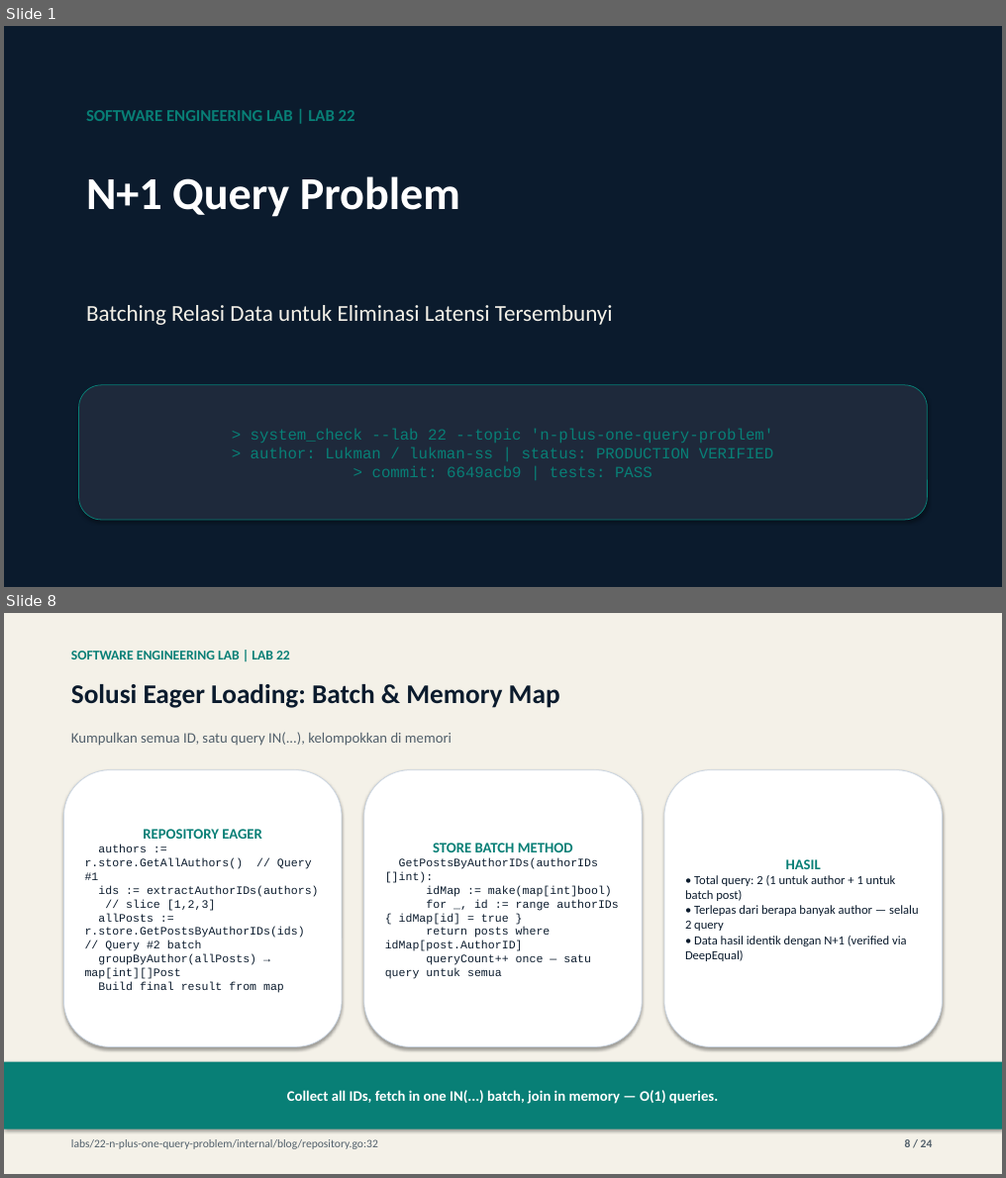
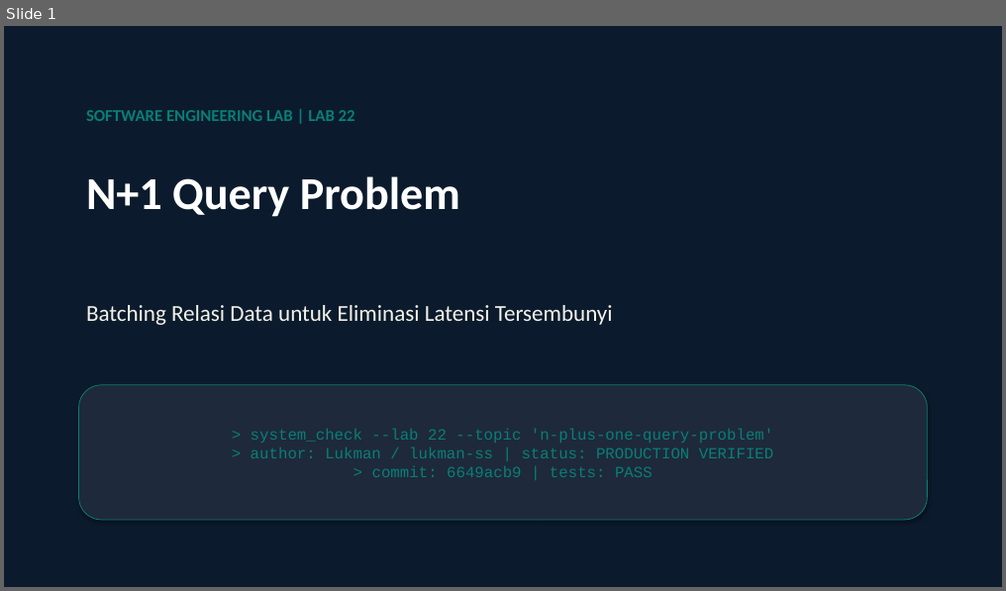
Before and after one commit to lukman-ss/software-engineering-lab, a slide deck: labs/22-n-plus-one-query-problem/result/linkedin/lab-22-n-plus-one-query-problem-carousel.pptx. Shown one above the other, each under a label of ours: slides 1 and 8 before the commit, slide 1 after it; the slides between them are not shown. The pictures are 1006x1178 and 1006x591 pixels, drawn with LibreOffice and Linux fonts; fonts in the diff are those of the drawing. Boxes give left, top, right and bottom in pixels: in the first picture for what was removed or moved away, otherwise in the second. Text is boxed around its words. In the diff, an @@ line names an element or a change of style, - is before the commit and + after.

```diff
--- a/labs/22-n-plus-one-query-problem/result/linkedin/lab-22-n-plus-one-query-problem-carousel.pptx
+++ b/labs/22-n-plus-one-query-problem/result/linkedin/lab-22-n-plus-one-query-problem-carousel.pptx
@@ slide 8 removed at <box>4,613,1002,1174</box>, background #FFFFFF @@
@@ rectangle removed at <box>4,613,1002,1174</box> @@
@@ text removed at <box>71,651,290,660</box> @@
-SOFTWARE ENGINEERING LAB | LAB 22
@@ text removed at <box>71,684,560,708</box> @@
-Solusi Eager Loading: Batch & Memory Map
@@ text removed at <box>71,732,451,746</box> @@
-Kumpulkan semua ID, satu query IN(...), kelompokkan di memori
@@ rounded rectangle removed at <box>63,770,342,1048</box> @@
-REPOSITORY EAGER
-authors := r.store.GetAllAuthors() // Query #1
-ids := extractAuthorIDs(authors) // slice [1,2,3]
-allPosts := r.store.GetPostsByAuthorIDs(ids) // Query #2 batch
-groupByAuthor(allPosts) → map[int][]Post
-Build final result from map
@@ rounded rectangle removed at <box>364,770,642,1048</box> @@
-STORE BATCH METHOD
-GetPostsByAuthorIDs(authorIDs []int):
-idMap := make(map[int]bool)
-for _, id := range authorIDs { idMap[id] = true }
-return posts where idMap[post.AuthorID]
-queryCount++ once — satu query untuk semua
@@ rounded rectangle removed at <box>664,770,943,1048</box> @@
-HASIL
-• Total query: 2 (1 untuk author + 1 untuk batch post)
-• Terlepas dari berapa banyak author — selalu 2 query
-• Data hasil identik dengan N+1 (verified via DeepEqual)
@@ rectangle removed at <box>4,1062,1002,1130</box> @@
-Collect all IDs, fetch in one IN(...) batch, join in memory — O(1) queries.
@@ text removed at <box>71,1140,378,1150</box> @@
-labs/22-n-plus-one-query-problem/internal/blog/repository.go:32
@@ text removed at <box>905,1140,933,1148</box> @@
-8 / 24
```
Also in this commit, not shown: 23 slides added, 22 other slides removed, 9 other files.
